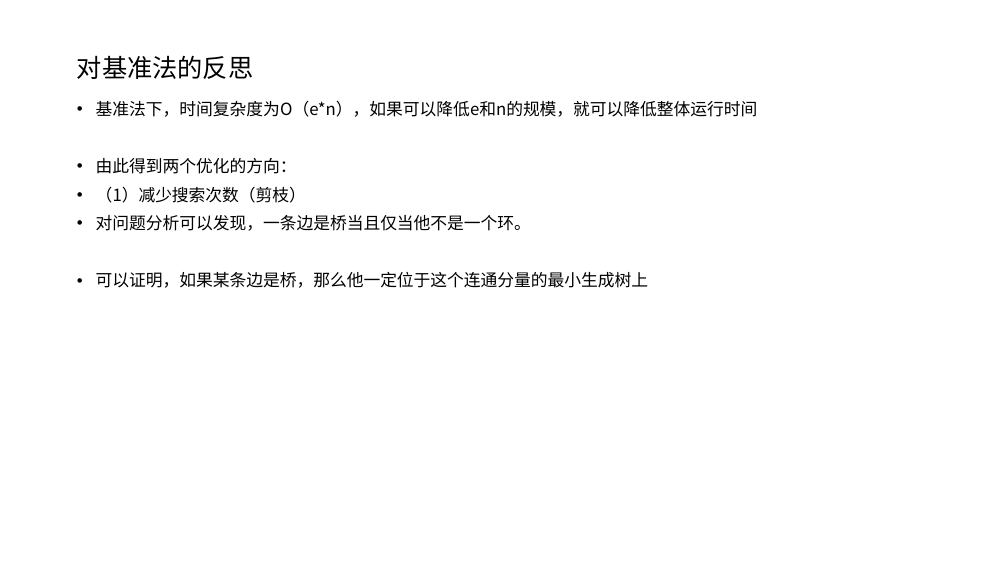
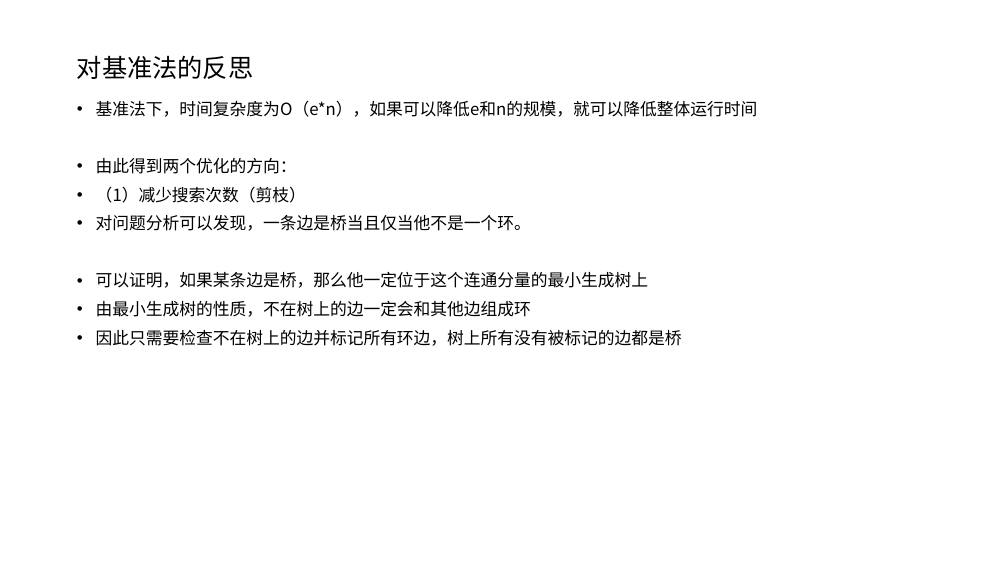
Before and after one commit to VirtualPuffer/Algorithm_Experiment, a slide deck: slide 4 of report/实验5/算法实验05.pptx. Drawn at 1008x567 pixels with LibreOffice and Linux fonts; fonts in the diff are those of the drawing. Boxes give left, top, right and bottom in pixels: in the first picture for what was removed or moved away, otherwise in the second. Text is boxed around its words. In the diff, an @@ line names an element or a change of style, - is before the commit and + after.

```diff
--- a/report/实验5/算法实验05.pptx
+++ b/report/实验5/算法实验05.pptx
@@ text at (96,301,682,346): paragraphs added @@
+• 由最小生成树的性质，不在树上的边一定会和其他边组成环
+• 因此只需要检查不在树上的边并标记所有环边，树上所有没有被标记的边都是桥
```
Also in this commit, not shown: 5 slides added, 3 slides removed, 3 other files.
